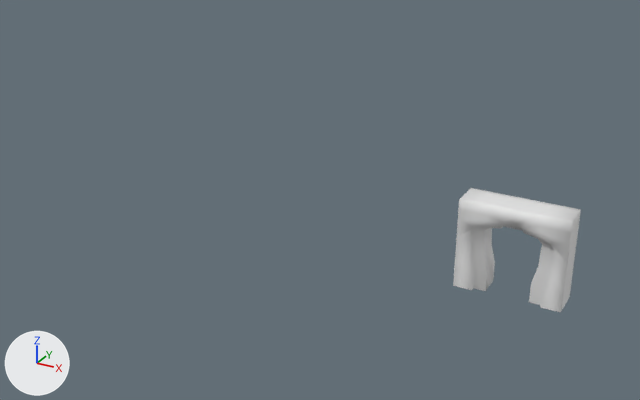
The Blender file rubens-psx-engine/Content/corridor_single.blend as it was, and as the next commit left it.
The view is the same before and after, from a 50 mm lens placed at (9.9, -40.9, 20.0), pointed at (-9.3, -5.9, 2.5). The lights are fixed; the arrows at lower left show +X, +Y and +Z. Materials are left out; every surface is plain grey.

The first picture shows 'corridor_door_frame'.
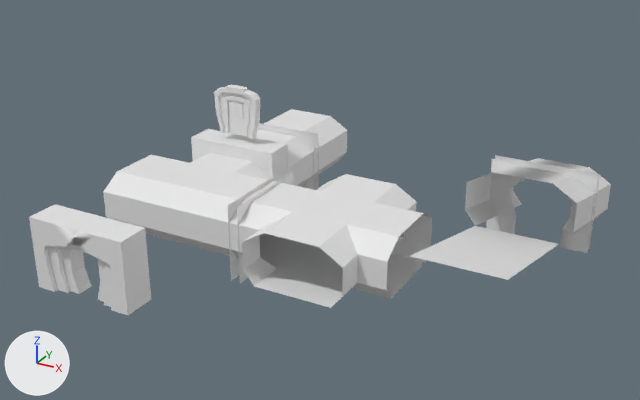
Where the newer file only moved an object's origin or applied its transform, the numbers keep the older frame.

Pixel boxes [x1, y1, x2, y2] of what changed, in the pictures (640 x 400 px):
'corridor_wall_x', shown
    after: [233, 174, 432, 300]
'corridor_door_frame', shading changed, moved
    before: [453, 188, 581, 312]
    after: [191, 129, 288, 178]
'corridor_wall_t', shown
    after: [103, 153, 276, 258]
'corridor_door_frame.001', shown
    after: [29, 204, 151, 315]
'corridor_floor_x', shown
    after: [254, 236, 426, 308]
'corridor_floor_slope', shown
    after: [411, 226, 558, 280]
'corridor_wall_slope', shown
    after: [465, 158, 611, 242]
'corridor_wall', shown
    after: [255, 109, 347, 187]
'corridor_segment', shown
    after: [486, 155, 600, 253]
'corridor_door_frame.002', shown
    after: [214, 85, 260, 138]
'corridor_seg_stand_alone', shown
    after: [228, 170, 294, 283]
'corridor_seg', shown
    after: [258, 123, 318, 190]
'corridor_floor_t', shown
    after: [259, 233, 273, 245]

Patch to the scene script:
```diff
--- a/rubens-psx-engine/Content/corridor_single.blend.py
+++ b/rubens-psx-engine/Content/corridor_single.blend.py
@@ me_plane_007 @@
 me_plane_007.from_pydata(...)  # 139 vertices, 112 faces; spans x -2.61..2.61, y 0.0..0.8, z -1.0..3.53
+# me_plane_007 part 1: all faces are now shaded flat (112 of 112 changed)
@@ ob_corridor_seg @@
 ob_corridor_seg.location = (0.0, 0.0, 0.0)
-ob_corridor_seg.hide_set(True)
@@ ob_corridor_wall @@
 ob_corridor_wall = bpy.data.objects.new('corridor_wall', me_plane_002)
-ob_corridor_wall.location = (0.0, 0.0, 0.0)
-ob_corridor_wall.hide_set(True)
+ob_corridor_wall.location = (-16.0, 1.0, 0.0)
@@ ob_corridor_door_frame @@
 ob_corridor_door_frame = bpy.data.objects.new('corridor_door_frame', me_plane_007)
-ob_corridor_door_frame.location = (0.0, -4.0, 0.0)
+ob_corridor_door_frame.location = (-16.0, -3.0, 0.0)
 _m = ob_corridor_door_frame.modifiers.new('Mirror', 'MIRROR')
@@ ob_corridor_wall_t @@
 ob_corridor_wall_t = bpy.data.objects.new('corridor_wall_t', me_plane_033)
-ob_corridor_wall_t.location = (0.0, -8.0, 0.0)
+ob_corridor_wall_t.location = (-16.0, -7.0, 0.0)
 ob_corridor_wall_t.rotation_euler = (0.0, 0.0, -1.571)  # degrees (0, 0, -90)
-ob_corridor_wall_t.hide_set(True)
@@ ob_corridor_wall_x @@
 ob_corridor_wall_x = bpy.data.objects.new('corridor_wall_x', me_plane_026)
-ob_corridor_wall_x.location = (8.0, -8.0, 0.0)
+ob_corridor_wall_x.location = (-8.0, -7.0, 0.0)
 ob_corridor_wall_x.rotation_euler = (0.0, 0.0, 1.571)  # degrees (0, 0, 90)
-ob_corridor_wall_x.hide_set(True)
@@ ob_corridor_floor_slope @@
 ob_corridor_floor_slope.rotation_euler = (0.0, 0.0, -3.142)  # degrees (0, 0, -180)
-ob_corridor_floor_slope.hide_set(True)
@@ ob_corridor_wall_slope @@
 ob_corridor_wall_slope = bpy.data.objects.new('corridor_wall_slope', me_plane_003)
-ob_corridor_wall_slope.location = (0.0, 8.0, -2.0)
-ob_corridor_wall_slope.hide_set(True)
+ob_corridor_wall_slope.location = (0.0, 0.0, 0.0)
@@ ob_corridor_segment @@
 ob_corridor_segment.matrix_parent_inverse = Matrix(((1.0, 0.0, 0.0, 0.0), (0.0, 1.0, 0.0, -8.0), (0.0, 0.0, 1.0, 2.0), (0.0, 0.0, 0.0, 1.0)))
-ob_corridor_segment.location = (0.0, 8.0, -1.0)
-ob_corridor_segment.hide_set(True)
+ob_corridor_segment.location = (0.0, 8.0, -2.0)
@@ ob_corridor_seg_stand_alone @@
 ob_corridor_seg_stand_alone = bpy.data.objects.new('corridor_seg_stand_alone', me_plane_008)
+ob_corridor_seg_stand_alone.parent = ob_corridor_wall
 ob_corridor_seg_stand_alone.location = (4.0, -8.0, 0.0)
 ob_corridor_seg_stand_alone.rotation_euler = (0.0, 0.0, 1.571)  # degrees (0, 0, 90)
-ob_corridor_seg_stand_alone.hide_set(True)
@@ ob_corridor_floor_t @@
 ob_corridor_floor_t.rotation_euler = (0.0, 0.0, -1.571)  # degrees (0, 0, -90)
-ob_corridor_floor_t.hide_set(True)
@@ ob_corridor_floor_x @@
 ob_corridor_floor_x.rotation_euler = (0.0, 0.0, 1.571)  # degrees (0, 0, 90)
-ob_corridor_floor_x.hide_set(True)
@@ ob_corridor_door_frame_001 @@
 ob_corridor_door_frame_001 = bpy.data.objects.new('corridor_door_frame.001', me_plane_006)
-ob_corridor_door_frame_001.location = (0.0, -16.0, 0.0)
+ob_corridor_door_frame_001.location = (-16.0, -15.0, 0.0)
 _m = ob_corridor_door_frame_001.modifiers.new('Mirror', 'MIRROR')
 _m.use_axis = (False, True, False)
-ob_corridor_door_frame_001.hide_set(True)
@@ ob_corridor_door_frame_002 @@
 ob_corridor_door_frame_002 = bpy.data.objects.new('corridor_door_frame.002', me_plane_010)
-ob_corridor_door_frame_002.location = (0.0, -4.0, 4.0)
+ob_corridor_door_frame_002.location = (-16.0, -3.0, 4.0)
 _m = ob_corridor_door_frame_002.modifiers.new('Mirror', 'MIRROR')
@@ ob_corridor_door_frame_002 @@
 _m = ob_corridor_door_frame_002.modifiers.new('Mirror', 'MIRROR')
 _m.use_clip = True
-ob_corridor_door_frame_002.hide_set(True)
```
